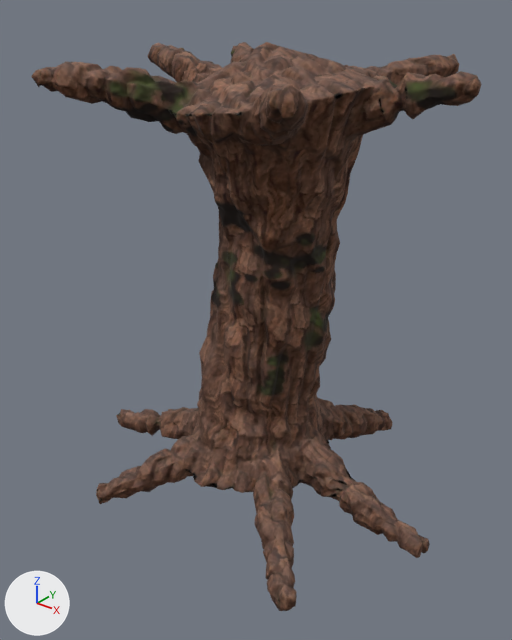
The glTF model assets/models/cave/rtree_b2.glb as it was, and as the next commit left it.
Both versions are drawn from a 50 mm camera at (1.129, -1.458, 1.3) aimed at (0.003, -0.05, 0.427). Lighting does not change. The marker at lower left points along +X, +Y and +Z. The picture after the commit comes second. Mesh edges are drawn as thin lines on the coarser meshes.

Names of what the first picture shows: 'bark'.
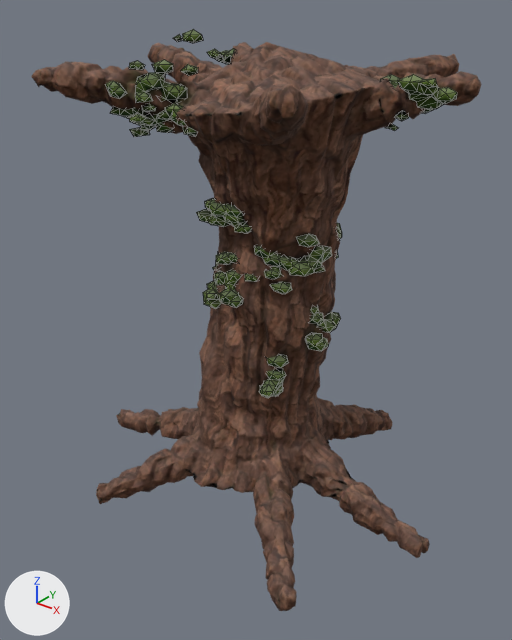
The change, as a list of edits to the scene's bpy script:
```text
Add img_moss_rtree_b2_nrm:
    img_moss_rtree_b2_nrm = load_image('moss_rtree_b2_nrm', '_unpacked/moss_rtree_b2_nrm', 1024, 1024, 'Non-Color')
Add img_moss_rtree_b2_col:
    img_moss_rtree_b2_col = load_image('moss_rtree_b2_col', '_unpacked/moss_rtree_b2_col', 1024, 1024, 'sRGB')
Add mat_moss_rtree_b2:
    mat_moss_rtree_b2 = bpy.data.materials.new('moss_rtree_b2')
    # uses the picture img_moss_rtree_b2_col
    # uses the picture img_moss_rtree_b2_nrm
Add me_icosphere_237:
    me_icosphere_237.from_pydata(...)  # 1308 vertices, 2498 faces; spans x -0.482..0.486, y -0.344..0.389, z 0.235..1.162
    me_icosphere_237.materials.append(mat_moss_rtree_b2)
Add ob_moss:
    ob_moss = bpy.data.objects.new('moss', me_icosphere_237)
    ob_moss.location = (0.0, 0.0, 0.0)
```

Changed parts and their boxes [x1, y1, x2, y2] in the pictures (512 x 640 px):
'moss', added: after [105, 29, 457, 398]
